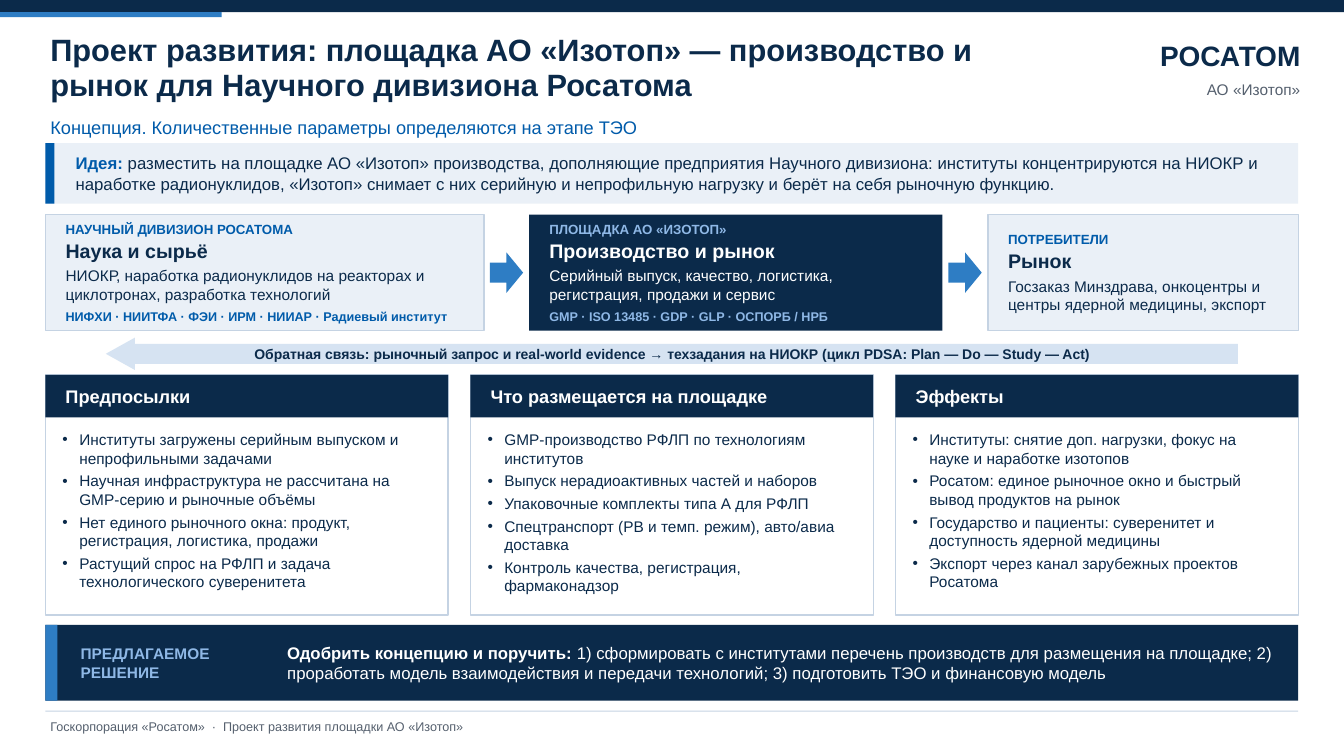
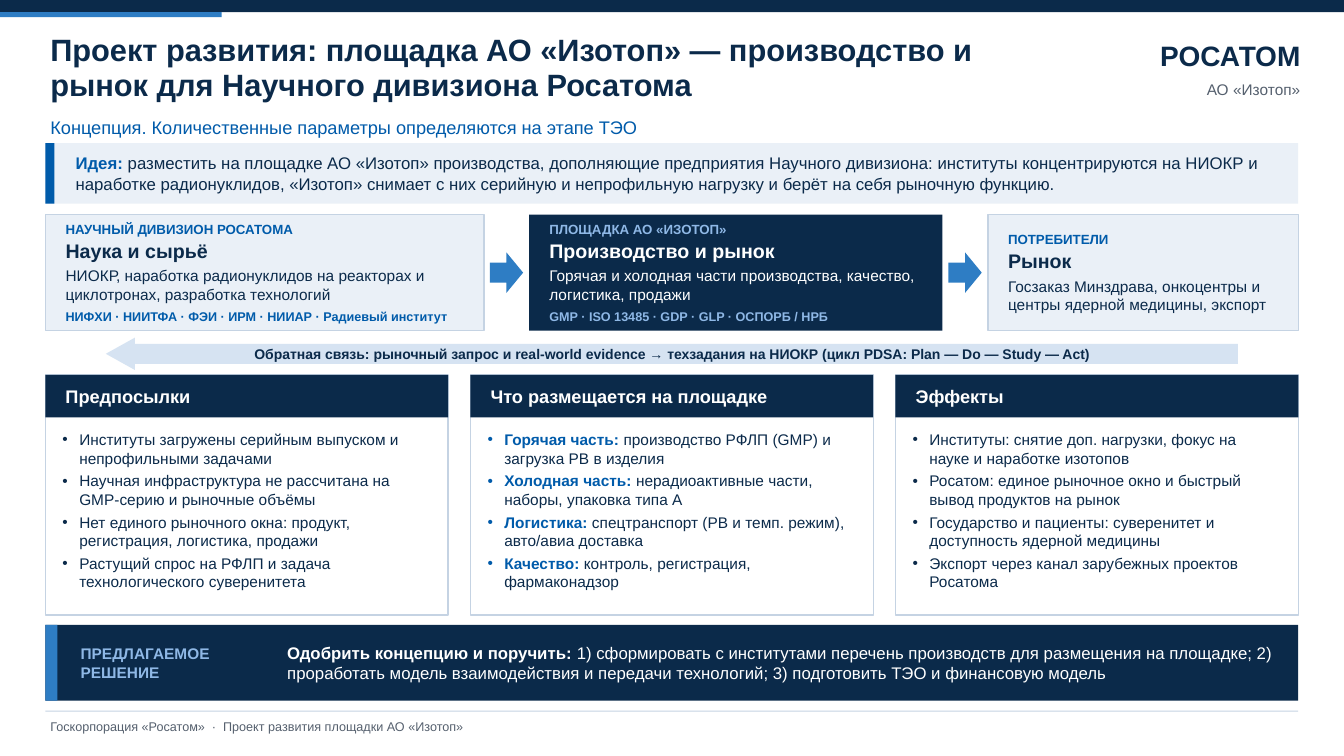
Before and after one commit to dpbugaev-2005/devin-local-stub, a slide deck: slide 1 of invest_committee_slide.pptx. Drawn at 1344x756 pixels with LibreOffice and Linux fonts; fonts in the diff are those of the drawing. Boxes give left, top, right and bottom in pixels: in the first picture for what was removed or moved away, otherwise in the second. Text is boxed around its words. In the diff, an @@ line names an element or a change of style, - is before the commit and + after.

```diff
--- a/invest_committee_slide.pptx
+++ b/invest_committee_slide.pptx
@@ text at (x1=549, y1=270, x2=915, y2=303): text changed @@
-Серийный выпуск, качество, логистика, регистрация, продажи и сервис
+Горячая и холодная части производства, качество, логистика, продажи
@@ text at (x1=504, y1=434, x2=844, y2=591): text changed @@
-• GMP-производство РФЛП по технологиям институтов
-• Выпуск нерадиоактивных частей и наборов
-• Упаковочные комплекты типа А для РФЛП
-• Спецтранспорт (РВ и темп. режим), авто/авиа доставка
-• Контроль качества, регистрация, фармаконадзор
+• Горячая часть: производство РФЛП (GMP) и загрузка РВ в изделия
+• Холодная часть: нерадиоактивные части, наборы, упаковка типа А
+• Логистика: спецтранспорт (РВ и темп. режим), авто/авиа доставка
+• Качество: контроль, регистрация, фармаконадзор
```
Also in this commit, not shown: 1 other file.
